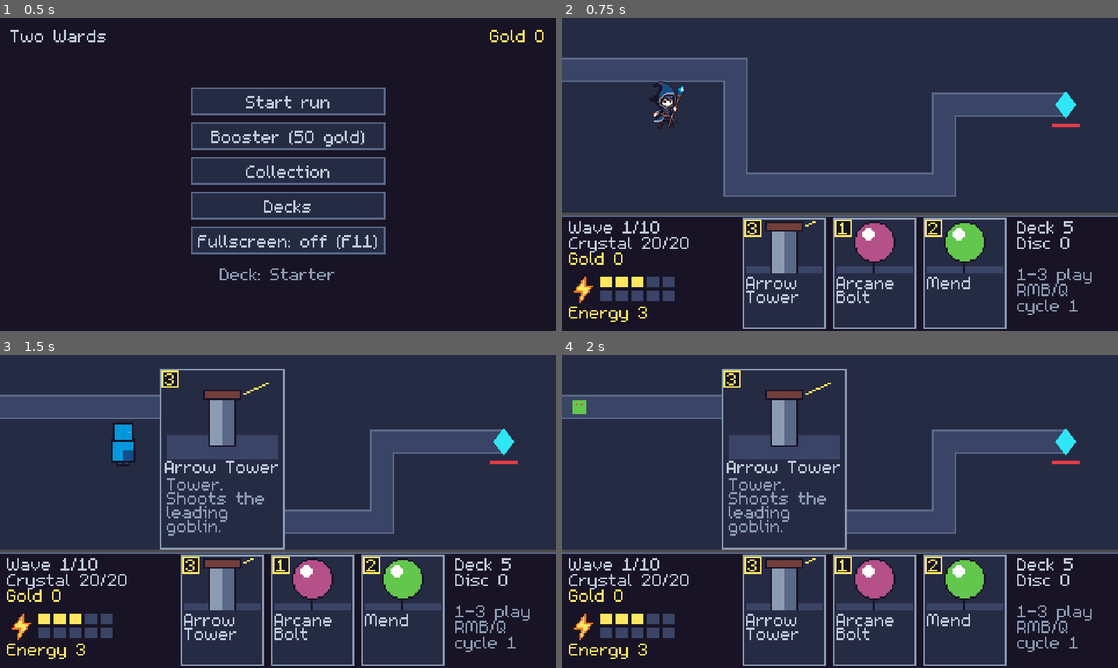
Above: before the commit, frames 1-4 (two rows, left to right).
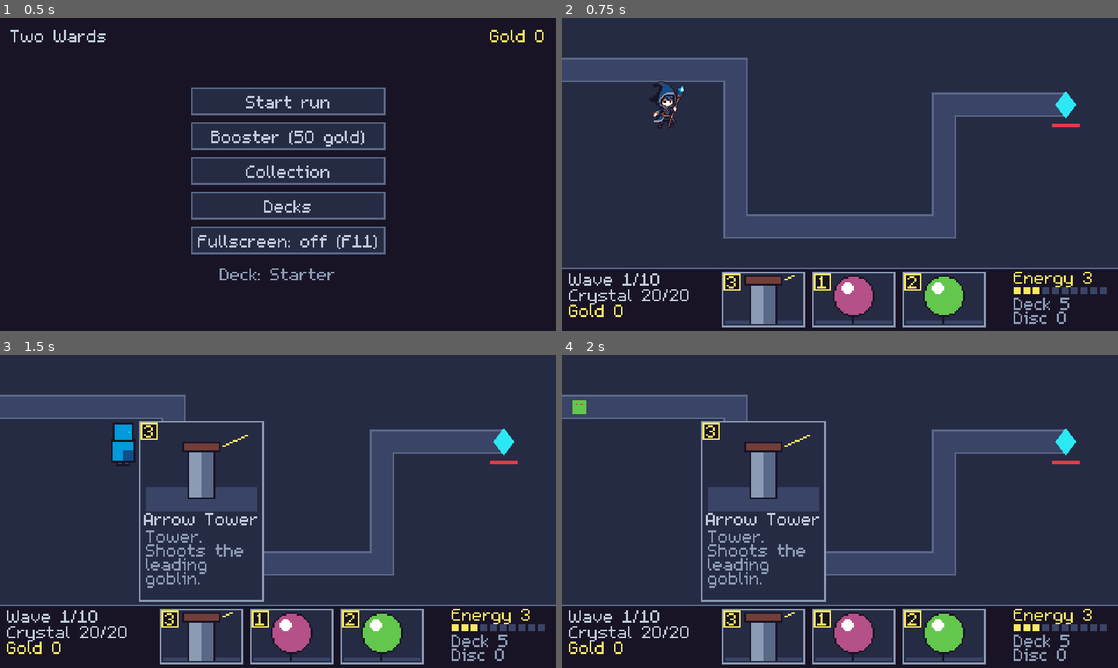
Above: after the commit, the same moments.

Repository: yggdrion/two-wards
Game: Godot game, scene res://scenes/main.tscn
The game is run twice, just before and just after one commit, with the same random seed, the same clock (stepped at 60 frames per second) and the same inputs.
Inputs (mouse positions are in pixels of both pictures, inside the frame that each line leads up to):
- Up to frame 1 (0.5 s): no input
- Up to frame 2 (0.75 s): click "Start run" at 0.5 s
- Up to frame 3 (1.5 s): tap Enter at 1.25 s; move the mouse to (222, 611) at 1.27 s; hold D from 1.28 s (still down); tap 1 at 1.35 s; click (222, 611) at 1.42 s
- Up to frame 4 (2 s): keep holding D; tap Space at 1.52 s

Frame 1 is identical in both runs. In frame 2, 27% of the frame differs, in the area x 0-100%, y 49-100%; in frame 3, 32%, in the area x 0-100%, y 4-100%; in frame 4, 32%.

Commit message:
Slim 72 px run bar with mini cards; lane gets the extra height
The hand shows art and cost only; the full card shows above it on hover and
never while aiming. Lane.FIELD grows to 640x288 and the path's U goes 48 px
deeper; scenario hashes re-pinned.

Co-Authored-By: Claude Opus 5.5 (1M context) <noreply@anthropic.com>
Claude-Session: https://claude.ai/code/session_01GmDhwRGeRikMYNb3Z3yT1C

Diff:
--- a/game/scenes/lane.tscn
+++ b/game/scenes/lane.tscn
@@ -18,7 +18,7 @@
 
 [sub_resource type="Curve2D" id="Curve2D_lane"]
 _data = {
-"points": PackedVector2Array(0, 0, 0, 0, -16, 60, 0, 0, 0, 0, 200, 60, 0, 0, 0, 0, 200, 192, 0, 0, 0, 0, 440, 192, 0, 0, 0, 0, 440, 100, 0, 0, 0, 0, 580, 100)
+"points": PackedVector2Array(0, 0, 0, 0, -16, 60, 0, 0, 0, 0, 200, 60, 0, 0, 0, 0, 200, 240, 0, 0, 0, 0, 440, 240, 0, 0, 0, 0, 440, 100, 0, 0, 0, 0, 580, 100)
 }
 point_count = 6
 
--- a/game/scripts/lane/lane.gd
+++ b/game/scripts/lane/lane.gd
@@ -14,7 +14,7 @@
 
 const PATH_WIDTH := 24.0
 ## Playable field above the card UI. Heroes and towers stay inside it.
-const FIELD := Rect2(0, 0, 640, 224)
+const FIELD := Rect2(0, 0, 640, 288)
 ## Towers can only be placed this close to the playing player's hero.
 const PLACE_RADIUS := 96.0
 ## Minimum distance between two towers.
--- a/game/scripts/ui/card_view.gd
+++ b/game/scripts/ui/card_view.gd
@@ -2,16 +2,20 @@
 extends Control
 ## Draws a card from its parts at runtime: rarity frame, art, cost and text in the pixel font.
 ##
-## Compact (96x128, the hand) shows an art crop, cost and name; full (144x208, on hover) adds the
-## whole art and the rules text. Numbers are never baked into art.
+## Mini (96x64, the run's hand) shows an art crop and the cost; compact (96x128, the meta
+## screens) adds the name; full (144x208, on hover) adds the whole art and the rules text. Numbers
+## are never baked into art.
 
 signal pressed(view: CardView)
 signal cycle_requested(view: CardView)
 
 const COMPACT_SIZE := Vector2(96, 128)
 const FULL_SIZE := Vector2(144, 208)
+const MINI_SIZE := Vector2(96, 64)
 ## Part of the 128x96 art shown on a compact card.
 const COMPACT_CROP := Rect2(20, 16, 88, 60)
+## Part of the art shown on a mini card.
+const MINI_CROP := Rect2(20, 16, 88, 56)
 ## Width of the rarity frame and the cost badge outline.
 const BORDER := 2.0
 
@@ -22,9 +26,11 @@
 var full := false:
 	set(value):
 		full = value
-		size = FULL_SIZE if full else COMPACT_SIZE
-		custom_minimum_size = size
-		queue_redraw()
+		_update_size()
+var mini := false:
+	set(value):
+		mini = value
+		_update_size()
 ## Cost to show (after discounts); -1 shows the card's own cost.
 var shown_cost := -1:
 	set(value):
@@ -48,6 +54,12 @@
 func _init() -> void:
 	size = COMPACT_SIZE
 	custom_minimum_size = size
+
+
+func _update_size() -> void:
+	size = FULL_SIZE if full else (MINI_SIZE if mini else COMPACT_SIZE)
+	custom_minimum_size = size
+	queue_redraw()
 
 
 func _gui_input(event: InputEvent) -> void:
@@ -83,6 +95,8 @@
 	draw_rect(rect, Palette.CARD_BG)
 	if full:
 		_draw_full()
+	elif mini:
+		_draw_mini()
 	else:
 		_draw_compact()
 	var border := Palette.SHOT if selected else rarity_color(card.rarity)
@@ -94,6 +108,11 @@
 	if card.art != null:
 		draw_texture_rect_region(card.art, Rect2(4, 4, 88, 60), COMPACT_CROP)
 	UiFont.draw_wrapped(self, Vector2(4, 68), card.display_name, 88, 3, Palette.TEXT)
+
+
+func _draw_mini() -> void:
+	if card.art != null:
+		draw_texture_rect_region(card.art, Rect2(4, 4, 88, 56), MINI_CROP)
 
 
 func _draw_full() -> void:
--- a/game/scripts/ui/hud.gd
+++ b/game/scripts/ui/hud.gd
@@ -1,18 +1,18 @@
 class_name Hud
 extends Control
-## Bottom strip of the run screen: run status, energy, the hand of 3 and the full card on hover.
+## Slim bottom bar of the run screen: run status, the hand of 3 as mini cards and energy. The
+## full card shows above the hand while the mouse is on a card, never while aiming one.
 
 signal card_pressed(slot: int)
 signal cycle_requested(slot: int)
 
 ## Screen size in base pixels; everything below is laid out from it and Lane.FIELD.
 const SCREEN := Vector2(640, 360)
-const TOP := Lane.FIELD.end.y + 4.0
-const CARD_X := 208.0
-const CARD_GAP := CardView.COMPACT_SIZE.x + 8.0
-const RIGHT_X := SCREEN.x - 116.0
+const TOP := Lane.FIELD.end.y
+const CARD_X := 184.0
+const CARD_GAP := CardView.MINI_SIZE.x + 8.0
+const RIGHT_X := 520.0
 const CONTINUE_HINT := "Click to continue"
-const ENERGY_ICON := preload("res://assets/icons/icon_energy.png")
 
 var lane: Lane
 ## Slot of the card waiting for a target, or -1.
@@ -26,7 +26,8 @@
 	mouse_filter = MOUSE_FILTER_IGNORE
 	for i in PlayerState.HAND_SIZE:
 		var view := CardView.new()
-		view.position = Vector2(CARD_X + i * CARD_GAP, TOP + 2)
+		view.mini = true
+		view.position = Vector2(CARD_X + i * CARD_GAP, TOP + 4)
 		view.pressed.connect(func(_v: CardView) -> void: card_pressed.emit(i))
 		view.cycle_requested.connect(func(_v: CardView) -> void: cycle_requested.emit(i))
 		view.mouse_entered.connect(func() -> void: _hovered = i)
@@ -54,11 +55,11 @@
 		var card := player.card_at(i)
 		view.card = card
 		view.selected = i == selected
-		view.position.y = TOP + (-6 if i == selected else 2)
+		view.position.y = TOP + (-4 if i == selected else 4)
 		if card != null:
 			view.shown_cost = player.cost_of(card)
 			view.affordable = player.energy.can_spend(view.shown_cost)
-	var shown := _hovered if _hovered >= 0 else selected
+	var shown := _hovered if selected < 0 else -1
 	_preview.visible = shown >= 0 and player.card_at(shown) != null
 	if _preview.visible:
 		_preview.card = player.card_at(shown)
@@ -67,6 +68,11 @@
 		var x := clampf(cards[shown].position.x - 24, 0, SCREEN.x - CardView.FULL_SIZE.x)
 		_preview.position = Vector2(x, TOP - CardView.FULL_SIZE.y - 4)
 	queue_redraw()
+
+
+## True while the full card covers part of the field.
+func is_preview_shown() -> bool:
+	return _preview.visible
 
 
 func _draw() -> void:
@@ -85,26 +91,28 @@
 		self, Vector2(8, TOP + 24), "Crystal %d/%d" % [lane.core.hp, lane.core.max_hp], Palette.TEXT
 	)
 	UiFont.draw(self, Vector2(8, TOP + 42), "Gold %d" % lane.gold, Palette.ENERGY)
-	_draw_energy(player, Vector2(8, TOP + 68))
+	_draw_energy(player, Vector2(RIGHT_X, TOP + 4))
 	UiFont.draw(
-		self, Vector2(RIGHT_X, TOP + 6), "Deck %d" % player.deck.draw_pile.size(), Palette.TEXT
+		self,
+		Vector2(RIGHT_X, TOP + 34),
+		"Deck %d" % player.deck.draw_pile.size(),
+		Palette.CARD_TEXT_DIM
 	)
 	UiFont.draw(
-		self, Vector2(RIGHT_X, TOP + 24), "Disc %d" % player.deck.discard_pile.size(), Palette.TEXT
+		self,
+		Vector2(RIGHT_X, TOP + 50),
+		"Disc %d" % player.deck.discard_pile.size(),
+		Palette.CARD_TEXT_DIM
 	)
-	UiFont.draw(self, Vector2(RIGHT_X, TOP + 60), "1-3 play", Palette.CARD_TEXT_DIM)
-	UiFont.draw(self, Vector2(RIGHT_X, TOP + 78), "RMB/Q", Palette.CARD_TEXT_DIM)
-	UiFont.draw(self, Vector2(RIGHT_X, TOP + 96), "cycle 1", Palette.CARD_TEXT_DIM)
 	_draw_banner()
 
 
 func _draw_energy(player: PlayerState, pos: Vector2) -> void:
-	draw_texture(ENERGY_ICON, pos)
 	var points := player.energy.points()
+	UiFont.draw(self, pos, "Energy %d" % points, Palette.ENERGY)
 	for i in Energy.MAX:
-		var cell := Rect2(pos.x + 36 + (i % 5) * 18, pos.y + 2 + (i / 5) * 16, 14, 12)
+		var cell := Rect2(pos.x + i * 11, pos.y + 18, 8, 8)
 		draw_rect(cell, Palette.ENERGY if i < points else Palette.PATH)
-	UiFont.draw(self, Vector2(pos.x, pos.y + 36), "Energy %d" % points, Palette.ENERGY)
 
 
 func _draw_banner() -> void:
--- a/game/tests/cards_test.gd
+++ b/game/tests/cards_test.gd
@@ -84,7 +84,8 @@
 
 
 func test_tower_cards_cannot_go_on_the_path() -> void:
-	assert_bool(_play("arrow_tower", Vector2(260, 192))).is_false()
+	lane.hero.position = Vector2(260, 200)
+	assert_bool(_play("arrow_tower", Vector2(260, 240))).is_false()
 
 
 func test_arcane_bolt() -> void:
--- a/game/tests/hud_test.gd
+++ b/game/tests/hud_test.gd
@@ -1,7 +1,8 @@
 extends GdUnitTestSuite
-## The run screen shows the player's hand as compact cards and plays cards through the lane.
+## The run screen shows the player's hand as mini cards and plays cards through the lane.
 
 const GAME_SCENE := preload("res://scenes/game.tscn")
+const ARROW_TOWER := preload("res://resources/cards/arrow_tower.tres")
 
 
 func _game() -> Node:
@@ -12,7 +13,7 @@
 	return game
 
 
-func test_hand_shows_three_compact_cards() -> void:
+func test_hand_shows_three_mini_cards() -> void:
 	var game := _game()
 	var hud: Hud = game.get_node("HudLayer/Hud")
 	var lane: Lane = game.get_node("Lane")
@@ -20,7 +21,7 @@
 	assert_int(hud.cards.size()).is_equal(PlayerState.HAND_SIZE)
 	for i in hud.cards.size():
 		assert_object(hud.cards[i].card).is_same(lane.players[0].hand[i])
-		assert_vector(hud.cards[i].size).is_equal(CardView.COMPACT_SIZE)
+		assert_vector(hud.cards[i].size).is_equal(CardView.MINI_SIZE)
 
 
 func test_untargeted_card_plays_on_select() -> void:
@@ -35,7 +36,7 @@
 func test_targeted_card_waits_for_a_target() -> void:
 	var game := _game()
 	var lane: Lane = game.get_node("Lane")
-	lane.players[0].hand[1] = load("res://resources/cards/arrow_tower.tres")
+	lane.players[0].hand[1] = ARROW_TOWER
 	game._select(1)
 	assert_int(game.selected).is_equal(1)
 	game._select(1)
@@ -46,3 +47,20 @@
 	var view: CardView = auto_free(CardView.new())
 	view.full = true
 	assert_vector(view.size).is_equal(CardView.FULL_SIZE)
+
+
+func test_full_card_shows_on_hover_but_not_while_aiming() -> void:
+	var game := _game()
+	var hud: Hud = game.get_node("HudLayer/Hud")
+	game.get_node("Lane").players[0].hand[1] = ARROW_TOWER
+	hud.cards[1].mouse_entered.emit()
+	hud.refresh()
+	assert_bool(hud.is_preview_shown()).is_true()
+	hud.selected = 1
+	hud.refresh()
+	assert_bool(hud.is_preview_shown()).is_false()
+
+
+func test_hud_bar_sits_below_the_field() -> void:
+	assert_float(Hud.TOP).is_equal(Lane.FIELD.end.y)
+	assert_float(Hud.SCREEN.y - Hud.TOP).is_equal(72.0)
--- a/game/tests/lane_test.gd
+++ b/game/tests/lane_test.gd
@@ -84,9 +84,9 @@
 func test_placement_rules() -> void:
 	var waves: Array[WaveData] = []
 	var lane := _make_lane(waves)
-	lane.hero.position = Vector2(320, 128)
+	lane.hero.position = Vector2(320, 180)
 	assert_bool(lane.can_place_tower(Vector2(300, 120), lane.hero)).is_true()
-	assert_bool(lane.can_place_tower(Vector2(320, 192), lane.hero)).is_false()
+	assert_bool(lane.can_place_tower(Vector2(320, 240), lane.hero)).is_false()
 	assert_bool(lane.can_place_tower(Vector2(320, 20), lane.hero)).is_false()
 	lane.place_tower(ARROW, Vector2(300, 120))
 	assert_bool(lane.can_place_tower(Vector2(310, 120), lane.hero)).is_false()
@@ -95,7 +95,7 @@
 func test_hero_moves_inside_field() -> void:
 	var waves: Array[WaveData] = []
 	var lane := _make_lane(waves)
-	lane.hero.position = Vector2(320, 200)
+	lane.hero.position = Vector2(320, 260)
 	lane.hero.move_dir = Vector2.DOWN
 	for i in 120:
 		lane.tick(STEP)
--- a/game/tests/scenarios/idle_run_is_lost.json
+++ b/game/tests/scenarios/idle_run_is_lost.json
@@ -3,5 +3,5 @@
 	"seed": 1,
 	"deck": ["arrow_tower", "mend", "arcane_bolt"],
 	"actions": [],
-	"expect": {"result": "lost", "waves_cleared": 3, "crystal_hp": 0, "gold": 30, "hash": "47b92fb8a6387f3f"}
+	"expect": {"result": "lost", "waves_cleared": 3, "crystal_hp": 0, "gold": 30, "hash": "81801328f19ee2c9"}
 }
--- a/game/tests/scenarios/tower_deck_wins_full_run.json
+++ b/game/tests/scenarios/tower_deck_wins_full_run.json
@@ -47,5 +47,5 @@
 		{"cycle": "arrow_tower", "t": 150.35},
 		{"play": "war_drums", "t": 150.85}
 	],
-	"expect": {"result": "won", "waves_cleared": 10, "crystal_hp": 20, "gold": 125, "hash": "5ad78ab6a9be0d82"}
+	"expect": {"result": "won", "waves_cleared": 10, "crystal_hp": 20, "gold": 125, "hash": "0474e327b825f272"}
 }
